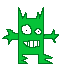
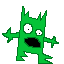
Layered file, before and after one edit (64×64). Changes by layer:
added layer "Mouth 3" above "Nom 3" over (2, 6, 59, 64)
showed "Nom 3" over (2, 6, 59, 64)
hid "Nom 1", painted on it over (2, 6, 59, 64)